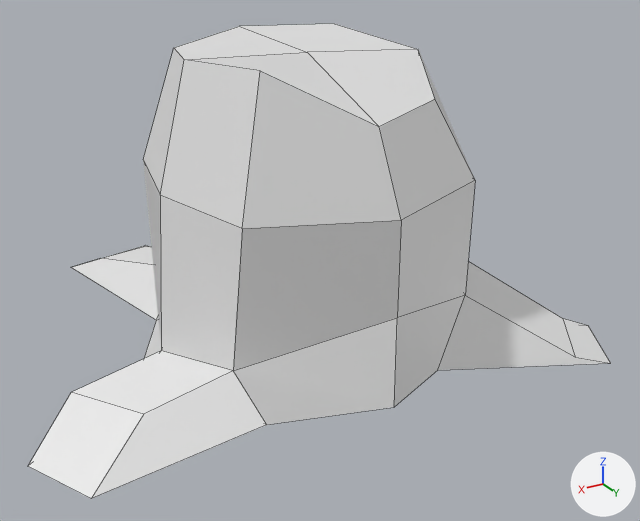
A saved change to the FBX model Found Footage/Assets/URP/3D Nature Models/Acosta_I_Stump.fbx.
The view is the same before and after, from a camera (50 mm lens) standing at (4.55, 7.93, 3.86) and looking at (-0.23, -0.04, -0.12). Arrows for +X, +Y and +Z are at lower right; the lights stay in place. Mesh edges are drawn as thin lines.
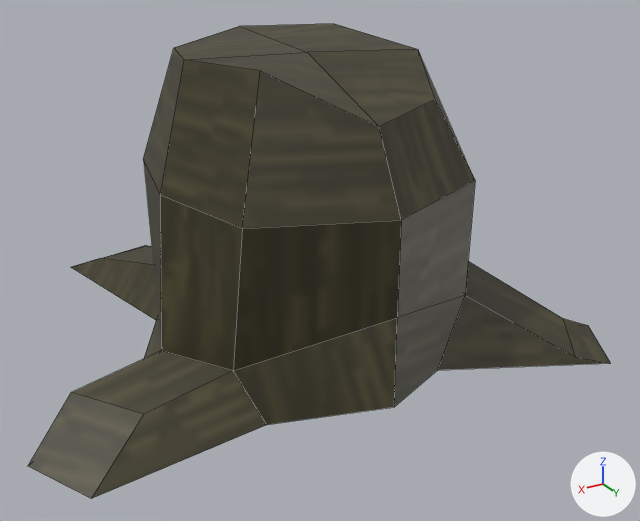
The newer file is also turned or shifted as a whole; pictures and numbers use the older file's frame.

Changed parts and their boxes (x1, y1, x2, y2) in the pictures (640 x 521 px):
'Cube', recoloured: (28, 24, 610, 499) in both

Patch to the scene script:
```diff
--- a/Found Footage/Assets/URP/3D Nature Models/Acosta_I_Stump.fbx.py
+++ b/Found Footage/Assets/URP/3D Nature Models/Acosta_I_Stump.fbx.py
@@ img_deadtreetexture_png @@
+img_deadtreetexture_png = load_image('DeadTreeTexture.png', '_unpacked/DeadTreeTexture.png', 128, 128, 'sRGB')
@@ mat_material_001 @@
+mat_material_001 = principled_material('Material.001')
+mat_material_001.texture = img_deadtreetexture_png  # with its transparency
@@ me_cube @@
 me_cube.from_pydata(...)  # 46 vertices, 44 faces; spans x -3.0..3.36, y -3.56..2.29, z -1.16..2.33
-me_cube.materials.append(mat_material)  # white #e7e7e7
+me_cube.materials.append(mat_material_001)  # picture img_deadtreetexture_png
```
